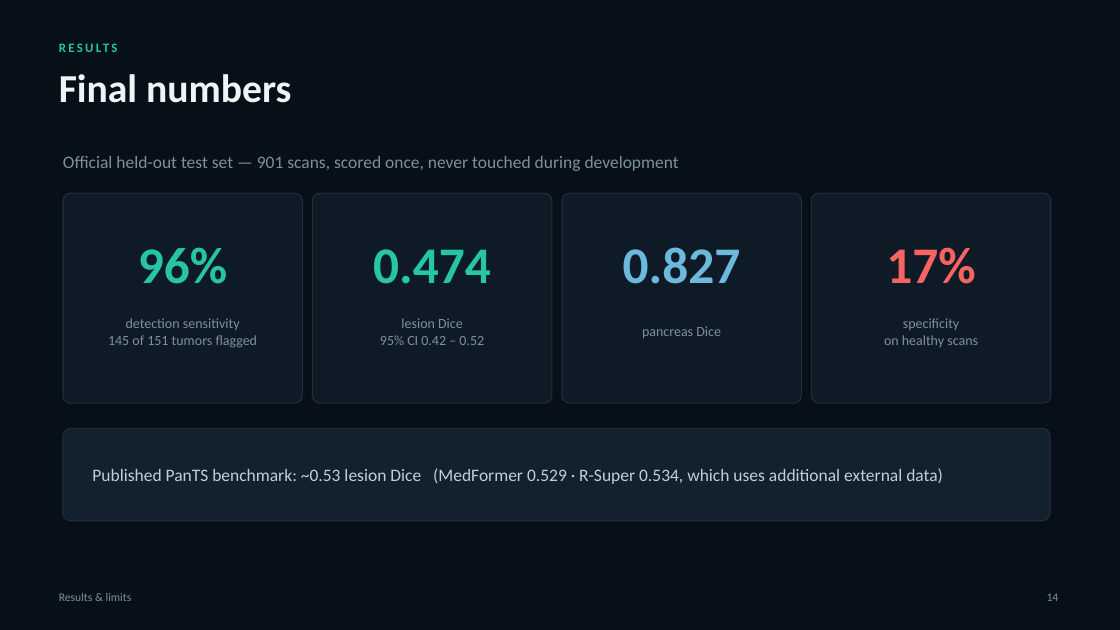
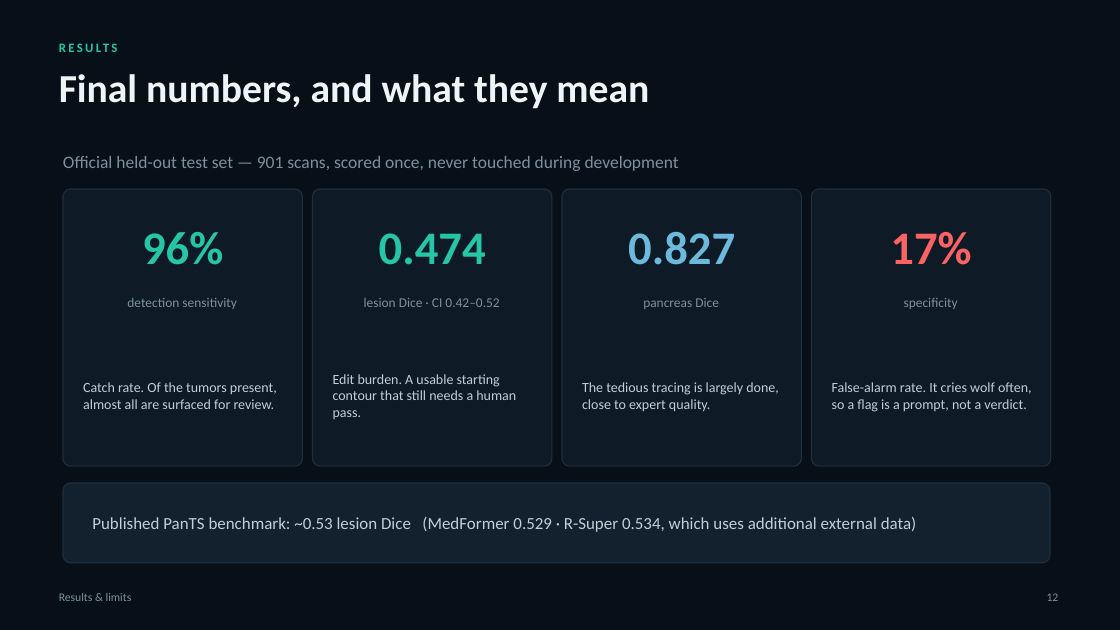
Before and after one commit to QuinnEvans34/JHU-panTS, a slide deck: slide 19 of week5/final-presentation.pptx (slide 21 before the commit). Drawn at 1120x630 pixels with LibreOffice and Linux fonts; fonts in the diff are those of the drawing. Boxes give left, top, right and bottom in pixels: in the first picture for what was removed or moved away, otherwise in the second. Text is boxed around its words. In the diff, an @@ line names an element or a change of style, - is before the commit and + after.

```diff
--- a/week5/final-presentation.pptx
+++ b/week5/final-presentation.pptx
@@ text at box(59, 74, 649, 109): text changed @@
-Final numbers
+Final numbers, and what they mean
@@ rounded rectangle: place and size @@
-rounded rectangle at box(63, 193, 302, 403)
+rounded rectangle at box(63, 189, 302, 466)
@@ rounded rectangle: place and size @@
-rounded rectangle at box(313, 193, 552, 403)
+rounded rectangle at box(313, 189, 552, 466)
@@ rounded rectangle: place and size @@
-rounded rectangle at box(562, 193, 802, 403)
+rounded rectangle at box(562, 189, 802, 466)
@@ rounded rectangle: place and size @@
-rounded rectangle at box(812, 193, 1051, 403)
+rounded rectangle at box(812, 189, 1051, 466)
@@ text "96%": place and size @@
-text "96%" at box(138, 247, 227, 284)
+text "96%" at box(142, 232, 223, 265)
@@ text "0.474": place and size @@
-text "0.474" at box(373, 249, 491, 284)
+text "0.474" at box(379, 233, 486, 265)
@@ text "0.827": place and size @@
-text "0.827" at box(623, 247, 741, 284)
+text "0.827" at box(628, 232, 735, 265)
@@ size 44 to 40 pt in 4 elements at box(142, 232, 223, 265), box(379, 233, 486, 265), box(628, 232, 735, 265), box(890, 232, 971, 265) @@
@@ text "17%": place and size @@
-text "17%" at box(886, 247, 975, 284)
+text "17%" at box(890, 232, 971, 265)
@@ text "detection sensitivity": place and size @@
-text "detection sensitivity" at box(108, 318, 258, 348)
+text "detection sensitivity" at box(127, 298, 237, 309)
@@ text at box(364, 298, 499, 307): text changed; size 12 to 11.5 pt @@
-lesion Dice
-95% CI 0.42 – 0.52
+lesion Dice · CI 0.42–0.52
@@ text "pancreas Dice": place and size @@
-text "pancreas Dice" at box(642, 326, 721, 338)
+text "pancreas Dice" at box(643, 298, 719, 309)
@@ size 12 to 11.5 pt in 3 elements at box(643, 298, 719, 309), box(127, 298, 237, 309), box(904, 298, 958, 309) @@
@@ text "specificity": place and size @@
-text "specificity" at box(884, 318, 978, 347)
+text "specificity" at box(904, 298, 958, 309)
@@ text at box(108, 335, 258, 348): paragraph removed @@
-145 of 151 tumors flagged
@@ text at box(884, 335, 978, 347): paragraph removed @@
-on healthy scans
@@ text added at box(83, 382, 277, 409), 12 pt, text #BFD0D6 @@
+Catch rate. Of the tumors present, almost all are surfaced for review.
@@ text added at box(333, 374, 516, 419), 12 pt, text #BFD0D6 @@
+Edit burden. A usable starting contour that still needs a human pass.
@@ text added at box(582, 382, 778, 412), 12 pt, text #BFD0D6 @@
+The tedious tracing is largely done, close to expert quality.
@@ text added at box(832, 382, 1032, 412), 12 pt, text #BFD0D6 @@
+False-alarm rate. It cries wolf often, so a flag is a prompt, not a verdict.
@@ proportions changed in 5 elements at box(63, 189, 302, 466), box(313, 189, 552, 466), box(562, 189, 802, 466), box(812, 189, 1051, 466), box(63, 483, 1050, 563) @@
@@ rounded rectangle: place and size @@
-rounded rectangle at box(63, 429, 1050, 521)
+rounded rectangle at box(63, 483, 1050, 563)
@@ text "Published PanTS benchmark: ~0.53 lesion ...": place and size @@
-text "Published PanTS benchmark: ~0.53 lesion ..." at box(92, 468, 943, 484)
+text "Published PanTS benchmark: ~0.53 lesion ..." at box(92, 517, 917, 532)
@@ text "Published PanTS benchmark: ~0.53 lesion ..." at box(92, 517, 917, 532): size 15 to 14.5 pt @@
@@ text at box(1047, 593, 1059, 601): text changed @@
-14
+12
```
Also in this commit, not shown: 12 other slides changed, 3 slides removed, 23 other files.
